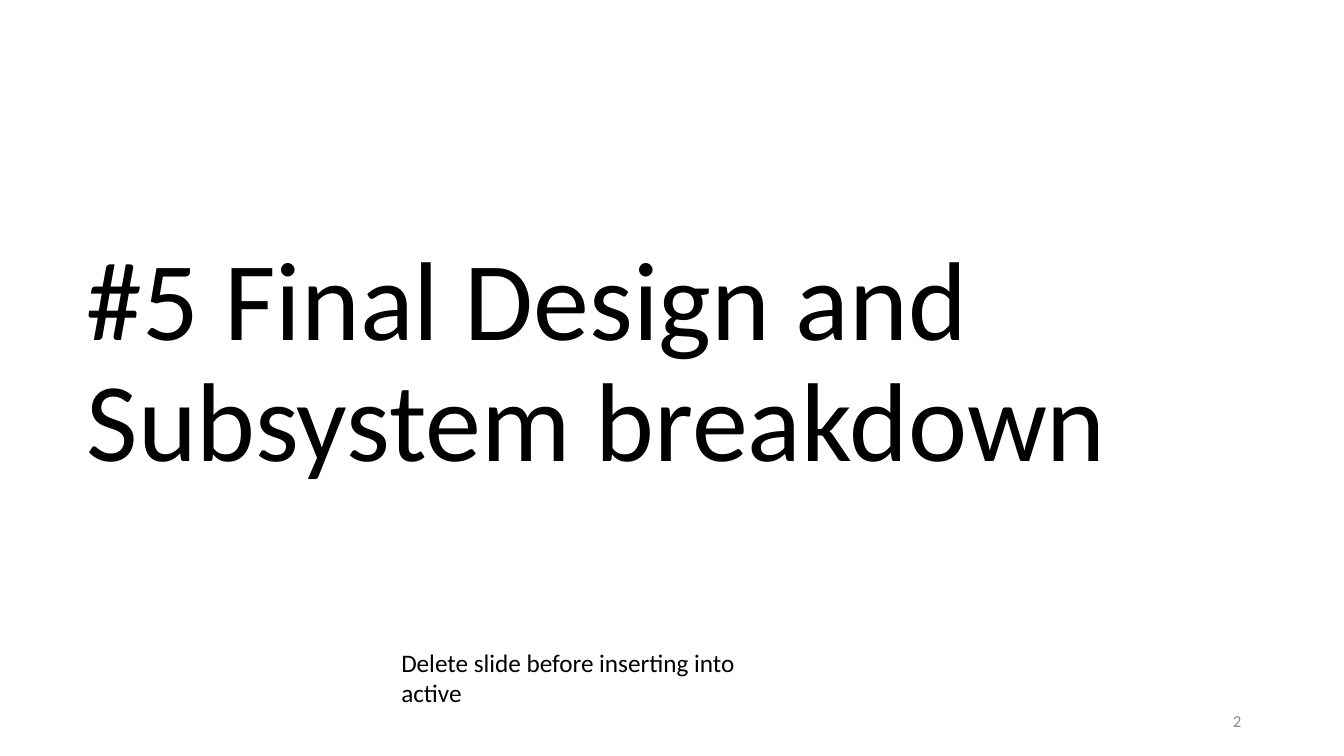
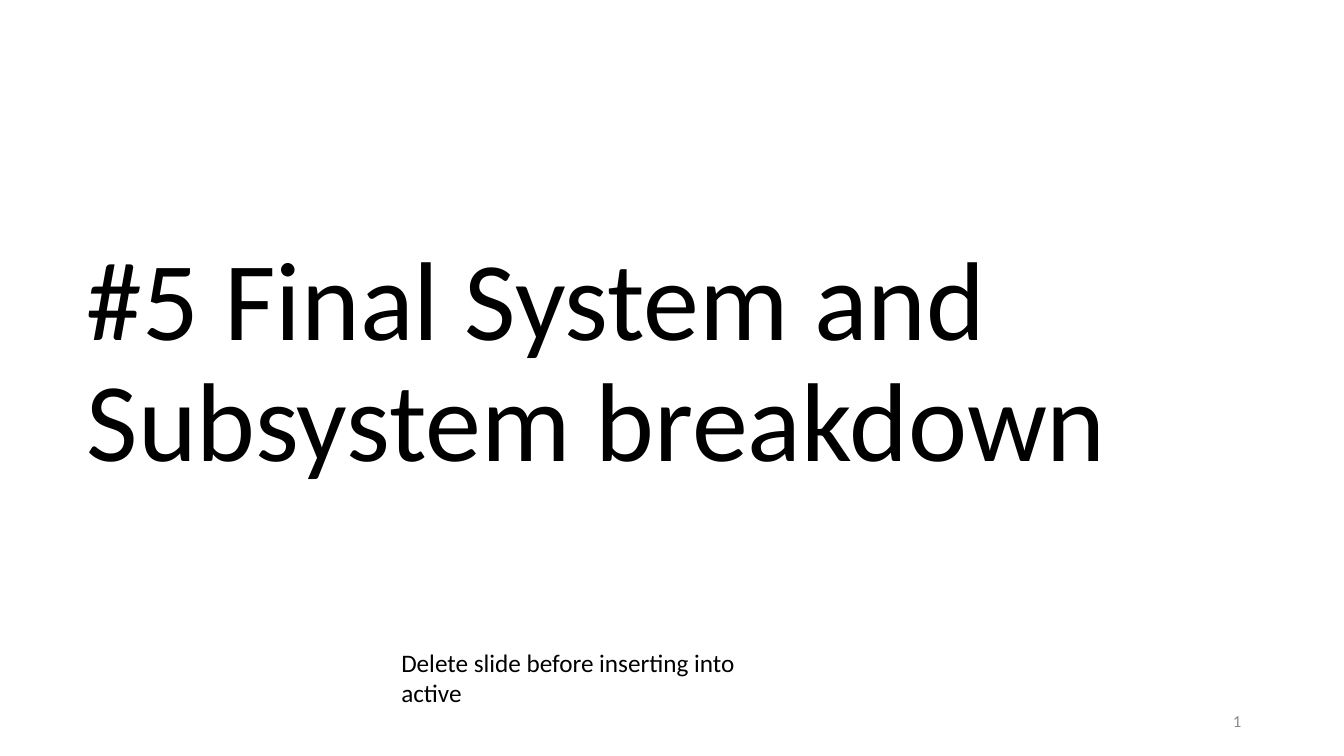
Before and after one commit to psas/electric-feed-system-prototype, a slide deck: slide 1 of Docs/Presentations/Slides/#5 design and subsystems.pptx (slide 2 before the commit). Drawn at 1344x756 pixels with LibreOffice and Linux fonts; fonts in the diff are those of the drawing. Boxes give left, top, right and bottom in pixels: in the first picture for what was removed or moved away, otherwise in the second. Text is boxed around its words. In the diff, an @@ line names an element or a change of style, - is before the commit and + after.

```diff
--- a/Docs/Presentations/Slides/#5 design and subsystems.pptx
+++ b/Docs/Presentations/Slides/#5 design and subsystems.pptx
@@ title at [87, 262, 1106, 479]: text changed @@
-#5 Final Design and Subsystem breakdown
+#5 Final System and Subsystem breakdown
@@ page number at [1233, 716, 1241, 727]: text changed @@
-2
+1
```
Also in this commit, not shown: 4 slides added, 8 slides removed.
